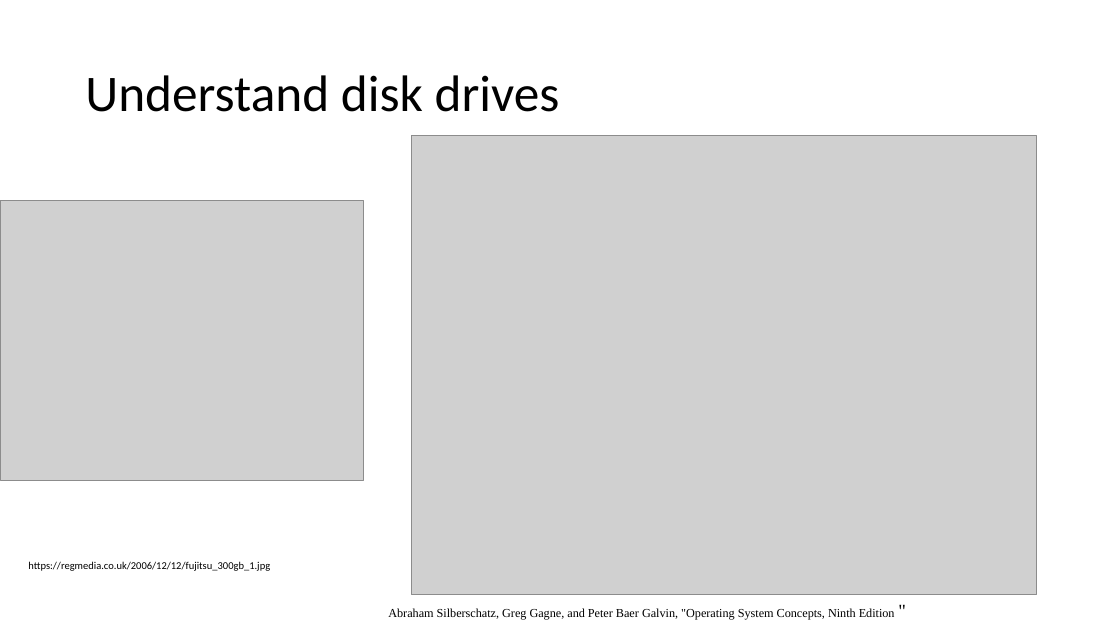
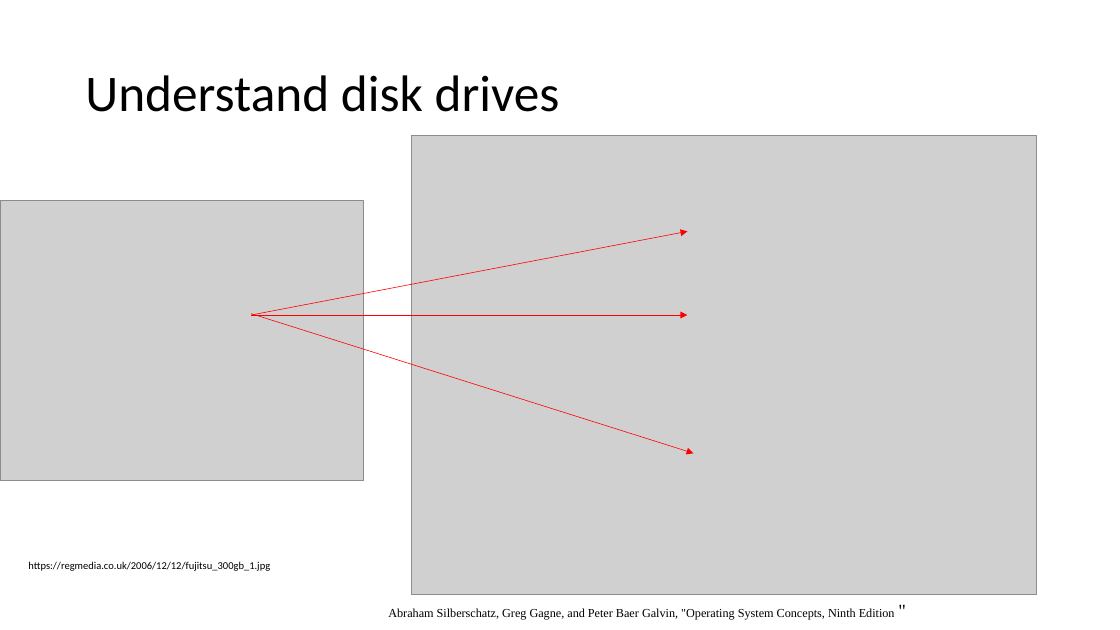
Before and after one commit to frankwxu/digital-forensics-lab, a slide deck: slide 11 of Basic_Computer_Skills_for_Forensics/1_PC_Introduction.pptx (slide 7 before the commit). Drawn at 1120x630 pixels with LibreOffice and Linux fonts; fonts in the diff are those of the drawing; grey boxes stand for pictures; background and template pictures are left out. Boxes give left, top, right and bottom in pixels: in the first picture for what was removed or moved away, otherwise in the second. Text is boxed around its words. In the diff, an @@ line names an element or a change of style, - is before the commit and + after.

```diff
--- a/Basic_Computer_Skills_for_Forensics/1_PC_Introduction.pptx
+++ b/Basic_Computer_Skills_for_Forensics/1_PC_Introduction.pptx
@@ arrow added from (251, 315) to (687, 231), #FF0000 0.5 pt @@
@@ arrow added from (251, 315) to (687, 315), #FF0000 0.5 pt @@
@@ arrow added from (251, 313) to (694, 454), #FF0000 0.5 pt @@
```
Also in this commit, not shown: 5 other slides changed, 12 slides added, 2 slides removed.
